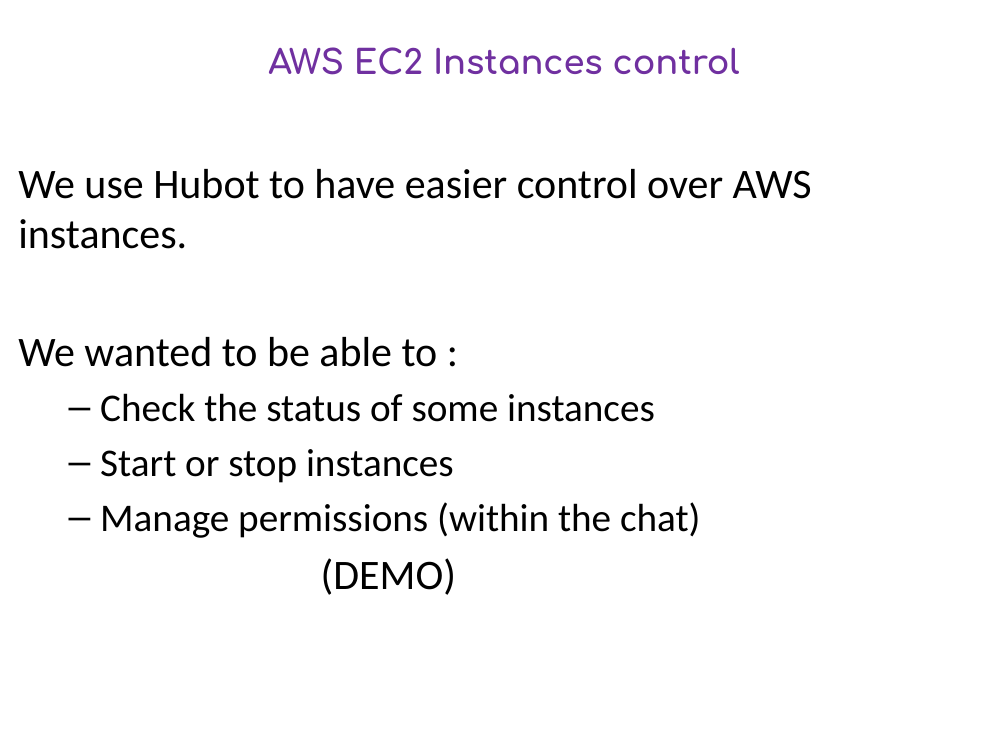
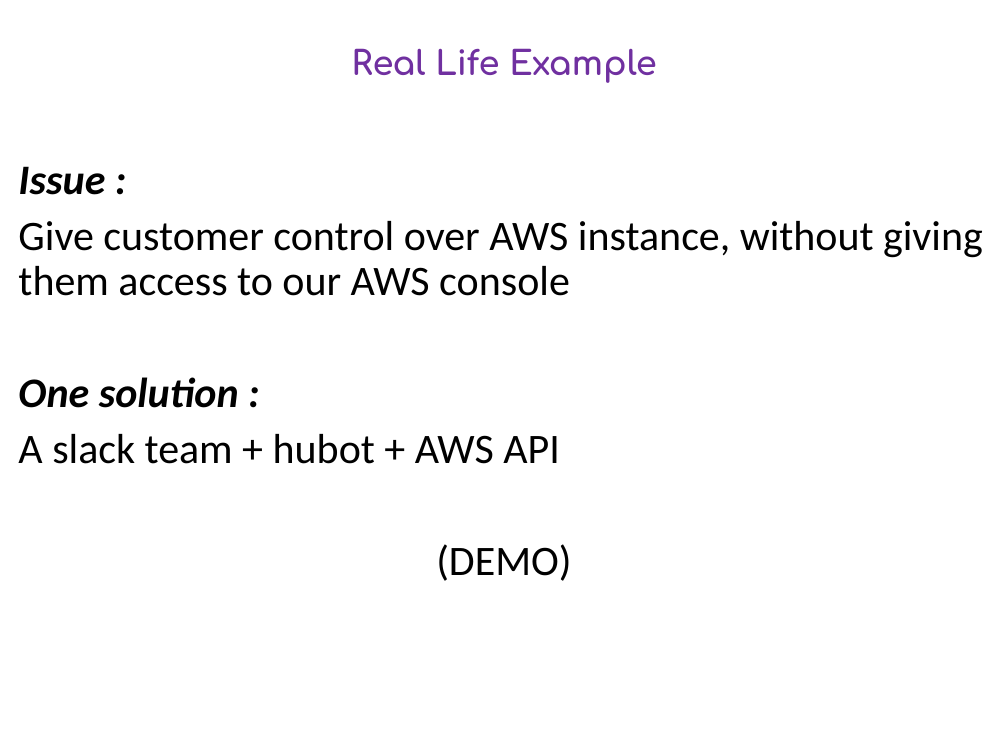
Before and after one commit to DevOpsPlayground/Hands-on-with-ChatOps, a slide deck: slide 6 of devops_playground_intro.pptx (slide 5 before the commit). Drawn at 1008x756 pixels with LibreOffice and Linux fonts; fonts in the diff are those of the drawing; background and template pictures are left out. Boxes give left, top, right and bottom in pixels: in the first picture for what was removed or moved away, otherwise in the second. Text is boxed around its words. In the diff, an @@ line names an element or a change of style, - is before the commit and + after.

```diff
--- a/devops_playground_intro.pptx
+++ b/devops_playground_intro.pptx
@@ title "Real Life Example" at bbox=[351, 48, 656, 83]: vertical alignment top to middle @@
@@ title at bbox=[351, 48, 656, 83]: text changed @@
-AWS EC2 Instances control
+Real Life Example
@@ text at bbox=[18, 166, 983, 464]: text changed; size 28 to 30 pt @@
-We use Hubot to have easier control over AWS instances.
-We wanted to be able to :
-  – Check the status of some instances
-  – Start or stop instances
-  – Manage permissions (within the chat)
+Issue :
+Give customer control over AWS instance, without giving them access to our AWS console
+One solution :
+A slack team + hubot + AWS API
@@ text at bbox=[436, 544, 571, 581]: alignment left to centre; line spacing 1 to 0.9; more space between paragraphs @@
```
Also in this commit, not shown: 5 other slides changed, 1 slide added, 3 other files.
